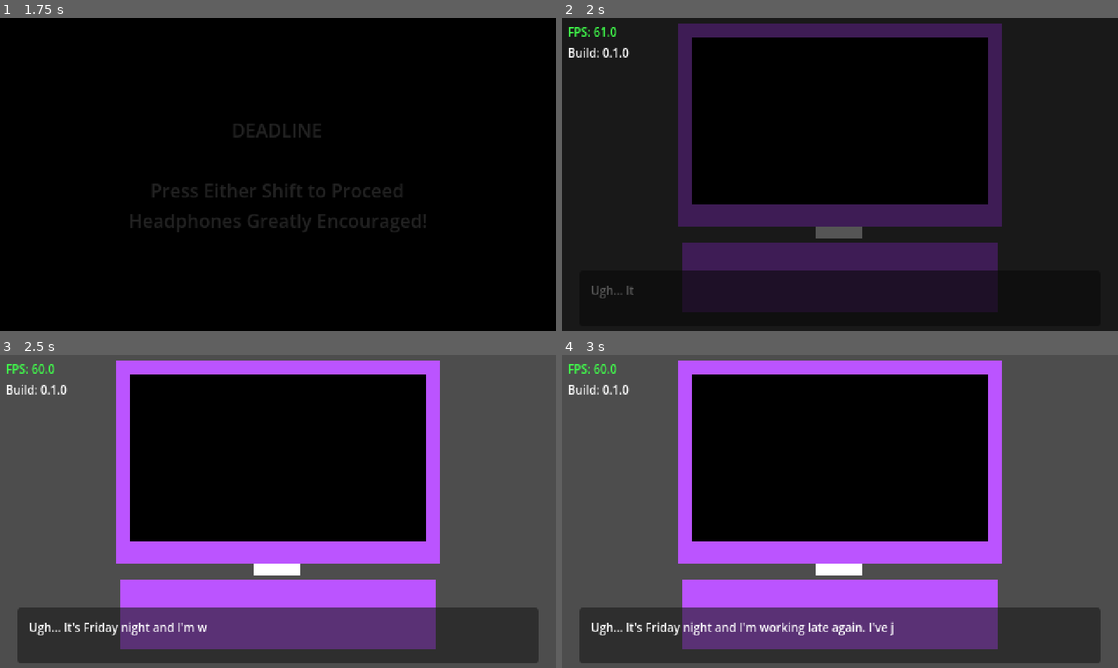
Above: before the commit, frames 1-4 (two rows, left to right).
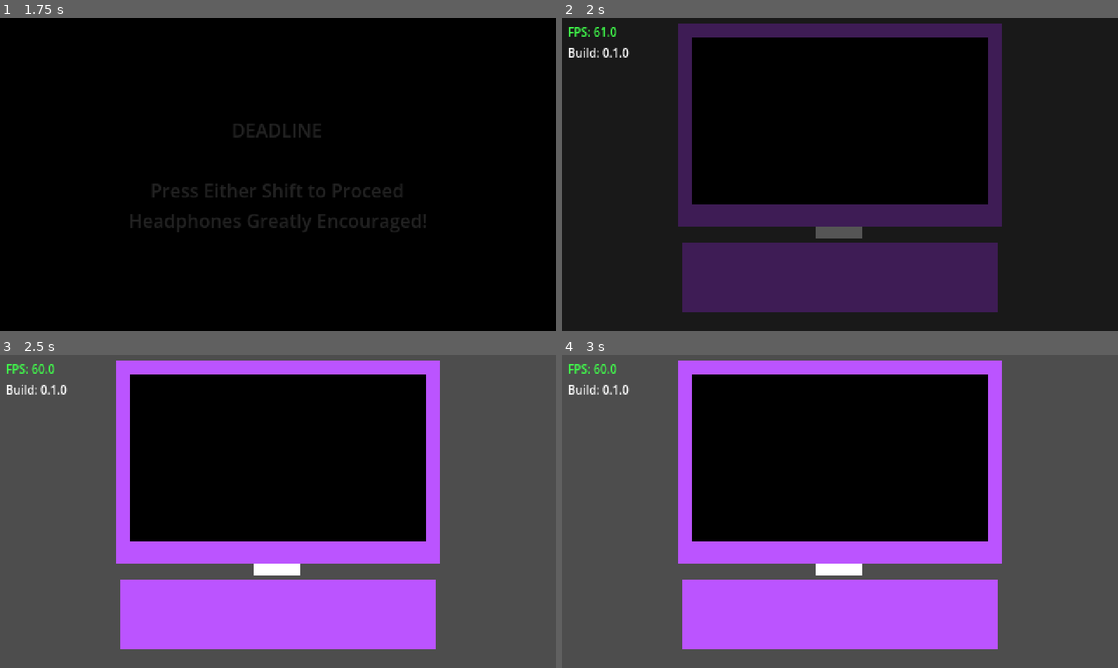
Above: after the commit, the same moments.

Repository: mcneiljv/game-off-2026
Game: Godot game, scene res://src/core/main_game/title_screen.tscn
Same seed, same stepped clock (60 frames per second), same inputs: the game is played once before the commit and once after it.
Inputs:
- Up to frame 1 (1.75 s): tap Enter at 1.25 s; hold Shift (left_shift) from 1.28 s (still down)
- Up to frame 2 (2 s): keep holding Shift (left_shift)
- Up to frame 3 (2.5 s): release Shift (left_shift) at 2.03 s
- Up to frame 4 (3 s): no input

Frame 1 is identical in both runs. In frame 2, 7.6% of the frame differs, in the area x 5-79%, y 80-94%; in frame 3, 17%, in the area x 3-97%, y 80-99%; in frame 4, 17%.

Commit message:
Tune feel of monster sounds

Diff:
--- a/assets/data/dialog.json
+++ b/assets/data/dialog.json
@@ -1,4 +1,39 @@
 [
+  {
+    "type": "typing",
+    "text": "Random stupid buzzword business logic gross.",
+    "sound": "MonsterTension1",
+    "closeness": 0.2,
+    "delay": 1.0
+  },
+  {
+    "type": "typing",
+    "text": "Random stupid buzzword business logic gross.",
+    "sound": "MonsterTension2",
+    "closeness": 0.5,
+    "delay": 1.0
+  },
+  {
+    "type": "typing",
+    "text": "Random stupid buzzword business logic gross.",
+    "sound": "MonsterTension3",
+    "closeness": 0.6,
+    "delay": 1.0
+  },
+  {
+    "type": "typing",
+    "text": "Random stupid buzzword business logic gross.",
+    "sound": "MonsterTension4",
+    "closeness": 0.8,
+    "delay": 1.0
+  },
+  {
+    "type": "typing",
+    "text": "Random stupid buzzword business logic gross.",
+    "sound": "MonsterTension5",
+    "closeness": 1.0,
+    "delay": 1.0
+  },
   {
     "type": "dialog",
     "text": "Ugh... It's Friday night and I'm working late again. I've just gotta get the code for this bug fix submitted for review, then I can go home."
@@ -20,10 +55,6 @@
     "text": "Random stupid buzzword business logic gross."
   },
   {
-    "type": "typing",
-    "text": "Random stupid buzzword business logic gross."
-  },
-  {
     "type": "dialog",
     "text": "Man, these app breaking bugs keep popping up more and more. It's almost like we should take time to focus on tech debt instead of shoving in new features."
   },
@@ -39,7 +70,7 @@
     "type": "typing",
     "text": "In enim justo, rhoncus ut, imperdiet a, venenatis vitae, justo.",
     "sound": "MonsterTension1",
-    "closeness": 0.2,
+    "closeness": 0.5,
     "delay": 1.0
   },
   {
--- a/default_bus_layout.tres
+++ b/default_bus_layout.tres
@@ -1,11 +1,14 @@
 [gd_resource type="AudioBusLayout" format=3 uid="uid://syfrvqmi8vc"]
+
+[sub_resource type="AudioEffectLowPassFilter" id="AudioEffectLowPassFilter_j3pel"]
+resource_name = "LowPassFilter"
 
 [resource]
 bus/1/name = &"Ambient"
 bus/1/solo = false
-bus/1/mute = true
+bus/1/mute = false
 bus/1/bypass_fx = false
-bus/1/volume_db = -0.030508041
+bus/1/volume_db = -5.7748113
 bus/1/send = &"Master"
 bus/2/name = &"SFX"
 bus/2/solo = false
@@ -19,3 +22,5 @@
 bus/3/bypass_fx = false
 bus/3/volume_db = -0.030508041
 bus/3/send = &"Master"
+bus/3/effect/0/effect = SubResource("AudioEffectLowPassFilter_j3pel")
+bus/3/effect/0/enabled = false
--- a/src/core/main_game/sfx_audio.gd
+++ b/src/core/main_game/sfx_audio.gd
@@ -2,11 +2,22 @@
 extends AudioStreamPlayer
 
 @export_group("SFX Volume")
-@export var quiet_volume: float = -30.0
-@export var loud_volume: float = -6.0
+@export var quiet_volume: float = -15.0
+@export var loud_volume: float = 0.0
 
 
 func play_at_closeness(closeness: float) -> void:
 	var closeness_range: float = clampf(closeness, 0.0, 1.0)
+	set_muffled(closeness_range)
 	volume_db = lerpf(quiet_volume, loud_volume, closeness_range)
 	play()
+
+
+func set_muffled(closeness_range: float) -> void:
+	var bus_idx: int = AudioServer.get_bus_index("Monster")
+	var effect_idx: int = 0
+
+	if closeness_range < 0.6:
+		AudioServer.set_bus_effect_enabled(bus_idx, effect_idx, true)
+	else:
+		AudioServer.set_bus_effect_enabled(bus_idx, effect_idx, false)
